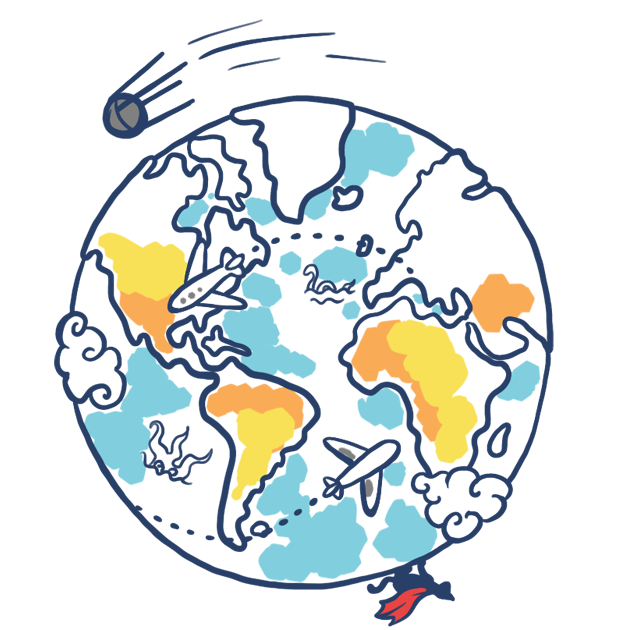
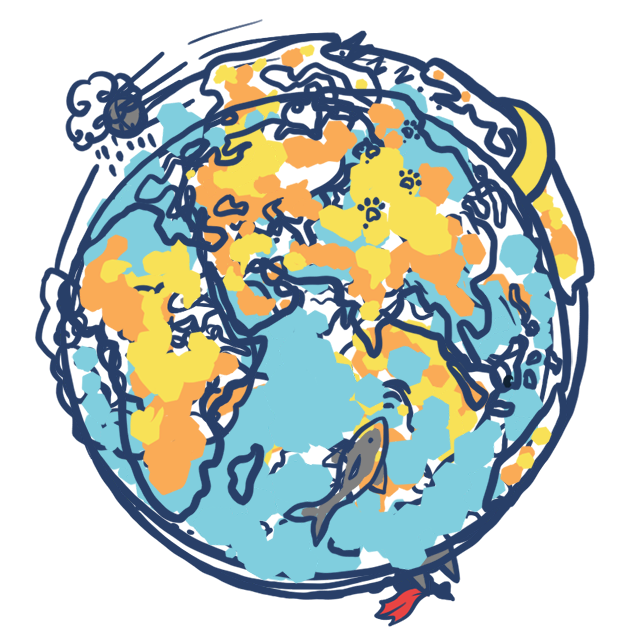
Layer changes from the first 630x630 image to the second:
showed "planet3" over (57, 30, 573, 600)
showed "planet2" over (35, 32, 595, 597)
